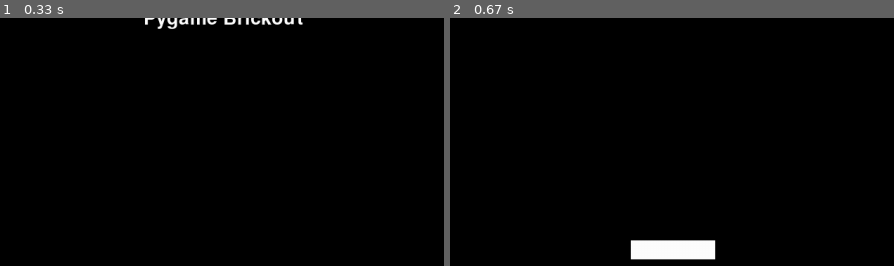
Above: before the commit, frames 1-2 (left to right).
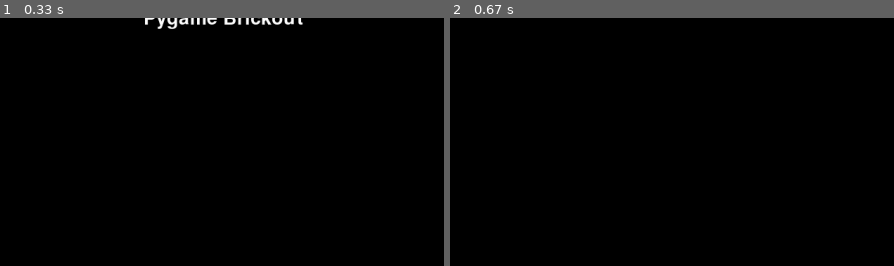
Above: after the commit, the same moments.

Repository: kenhansen01/Brickout-Pygame
Game: pygame game, started from __main__.py
Two runs of this game, one before a commit and one after it. Both use one fixed random seed, a clock stepped at 60 frames per second and the inputs below.
Inputs:
- Up to frame 1 (0.33 s): no input
- Up to frame 2 (0.67 s): tap Enter at 0.33 s
The pictures show only the part of the screen within x 25-75%, y 50-100%; the shares and areas given below are measured in that part.

Frame 1 is identical in both runs. In frame 2, 1.6% of the frame differs, in the area x 40-60%, y 89-98%.

Commit message:
Screen state

Diff:
--- a/elements/__init__.py
+++ /dev/null
@@ -1 +0,0 @@
-from .player import Player
--- a/elements/base.py
+++ /dev/null
@@ -1,16 +0,0 @@
-import pygame
-
-class BaseObject(pygame.sprite.Sprite):
-    def __init__(self):
-        super(BaseObject, self).__init__()
-        self.x = 0
-        self.y = 0
-        self.speed_x = 0
-        self.speed_y = 0
-        self.speed = 0
-
-    def update(self):
-        pass
-
-    def draw(self, window):
-        pass
--- a/elements/player.py
+++ /dev/null
@@ -1,60 +0,0 @@
-import pygame
-from brickout.constants import *
-
-from .base import BaseObject
-
-class Player(BaseObject):
-    def __init__(self, groups, obstacles):
-        super(Player, self).__init__()
-        self.x = WIDTH / 2
-        self.y = HEIGHT - P_HEIGHT - 5
-        self.speed = 6
-        self.speed_x = 0
-
-        # Define the player image
-        self.rect = pygame.Rect((0, 0), (P_WIDTH, P_HEIGHT))
-        self.rect.center = (self.x, self.y)
-        self.color = pygame.Color("white")
-        self.image = pygame.Surface((self.rect.width, self.rect.height))
-        self.image.fill(self.color)
-
-        # old_rect used for movement
-        self.old_rect = self.rect.copy()
-
-        # Sprite groups
-        self.groups = groups
-        self.obstacles = obstacles
-
-        # Default lives and score
-        self.lives = 3
-        self.score = 0
-
-    def update(self):
-        # Previous frame
-        self.old_rect = self.rect.copy()
-
-        self.keystate = pygame.key.get_pressed()
-
-        # Handling player movement
-        if self.keystate[pygame.K_LEFT] and not self.keystate[pygame.K_RIGHT]:
-            self.speed_x = -self.speed
-
-        elif self.keystate[pygame.K_RIGHT] and not self.keystate[pygame.K_LEFT]:
-            self.speed_x = self.speed
-
-        else:
-            self.speed_x = 0
-
-        # Current frame (x position)
-        self.rect.x += self.speed_x
-
-        # Preventing player from leaving the screen
-        if self.rect.right >= WIDTH:
-            self.rect.right = WIDTH
-
-        elif self.rect.left <= 0:
-            self.rect.left = 0
-
-        # Setting max score
-        if self.score > 9999999:
-            self.score = 9999999
--- a/states/gameplay.py
+++ b/states/gameplay.py
@@ -2,16 +2,16 @@
 from brickout.constants import *
 
 # Import game elements
-from elements import Player
 
 # Import base state
 from .base import BaseState
+
 
 class GamePlay(BaseState):
     def __init__(self):
         super(GamePlay, self).__init__()
         self.level = 1
-        self.next_state = "SPLASH" # Menu or Gameover
+        self.next_state = "SPLASH"  # Menu or Gameover
         self.reset = False
 
         # Determine if player lost or won
@@ -26,28 +26,29 @@
         # Sprite groups
         self.all_sprites = pygame.sprite.Group()
         self.collide_sprites = pygame.sprite.Group()
-        self.block_group = pygame.sprite.Group() # this will be replace by level_setup once that is built
+        # this will be replace by level_setup once that is built
+        self.block_group = pygame.sprite.Group()
 
         # Instantiate Player, Ball Classes
-        self.player = Player(self.all_sprites, self.collide_sprites)
+        self.player = None
         self.ball = None
-
-        # Sprites setup - add player
-        self.all_sprites.add(self.player) # , self.block_group
-        # self.collide_sprites.add(self.block_group)
 
         # Text setup
         self.ui_font = pygame.font.Font(None, 40)
-        self.score = self.player.score
-        self.score_text = self.ui_font.render(f"Score: {self.score}", True, pygame.Color("White"))
+        self.score = 0  # replace with self.player.score
+        self.score_text = self.ui_font.render(
+            f"Score: {self.score}", True, pygame.Color("White"))
         self.score_rect = self.score_text.get_rect(center=(70, 25))
 
-        self.lives = self.player.lives
-        self.lives_text = self.ui_font.render(f"Lives: {self.lives}", True, pygame.Color("White"))
+        self.lives = 3  # replace with self.player.lives
+        self.lives_text = self.ui_font.render(
+            f"Lives: {self.lives}", True, pygame.Color("White"))
         self.lives_rect = self.lives_text.get_rect(center=(1210, 25))
 
-        self.paused_text = self.font.render(f"Paused", True, pygame.Color("White"))
-        self.paused_rect = self.paused_text.get_rect(center=self.window_rect.center)
+        self.paused_text = self.font.render(
+            f"Paused", True, pygame.Color("White"))
+        self.paused_rect = self.paused_text.get_rect(
+            center=self.window_rect.center)
 
     def get_event(self, event):
         if event.type == pygame.QUIT:
@@ -67,30 +68,25 @@
             self.reset = persistent["reset"]
 
         # Reset player position
-        self.player.rect.center = (self.player.x, self.player.y)
 
         # Reset ball status/position
 
         if self.status == "lost" or self.reset:
             # Resetting player score
             self.score = 0
-            self.player.score = 0
+            # set player score to 0
 
             # Resetting player lives
             self.lives = 3
-            self.player.lives = 3
+            # set player lives to 3
 
             self.level = 1
 
-        # Reseting the level
+        # Resetting the level
         if not self.block_group or self.status == "loser":
             self.all_sprites.empty()
             self.collide_sprites.empty()
             self.block_group.empty()
-            # self.block_group set by level_setup once that is built
-
-            self.all_sprites.add(self.player) #, self.block_group
-            # self.collide_sprites.add(self.block_group)
 
     def draw(self, window):
         window.fill(pygame.Color("black"))
@@ -101,9 +97,6 @@
 
         # Drawing the game objects
 
-        self.all_sprites.draw(self.main_surface)
-        # self.ball.draw(self.main_surface)
-
         # Drawing the ui text
         window.blit(self.score_text, self.score_rect)
         window.blit(self.lives_text, self.lives_rect)
@@ -113,41 +106,16 @@
 
     def update(self, dt):
         if not self.paused:
-            # Reseting main_surface to default position (required for screenshake)
+            # Resetting main_surface to default position (required for screenshake)
             self.main_rect.topleft = (0, 0)
 
             # Updating the lives text
-            self.lives = self.player.lives
-            self.lives_text = self.ui_font.render(f"Lives: {self.lives}", True, pygame.Color("White"))
+            self.lives = self.lives  # self.player.lives
+            self.lives_text = self.ui_font.render(
+                f"Lives: {self.lives}", True, pygame.Color("White"))
 
             # Updating the score text
-            self.score = self.player.score
+            self.score = self.score  # self.player.score
             self.persist["score"] = self.score
-            self.score_text = self.ui_font.render(f"Score: {self.score}", True, pygame.Color("White"))
-
-            # Updating the game objects
-
-            self.all_sprites.update()
-            # self.ball.update()
-
-            if self.player.lives == 0:
-                 self.status = "loser"
-                 self.persist["status"] = self.status
-                 self.level = 1
-                 self.persist["level"] = self.level
-                 self.done = True
-
-            # if not self.block_group:
-            #     self.status = "winner"
-            #     self.persist["status"] = self.status
-            #     self.persist["level"] = self.level
-
-            #     self.level += 1
-
-            #     if self.level <= c.FINAL_LEVEL:
-            #         self.next_state = "GAMEOVER"
-            #         self.done = True
-
-            #     elif self.level > c.FINAL_LEVEL:
-            #         self.next_state = "CREDITS"
-            #         self.done = True
+            self.score_text = self.ui_font.render(
+                f"Score: {self.score}", True, pygame.Color("White"))
